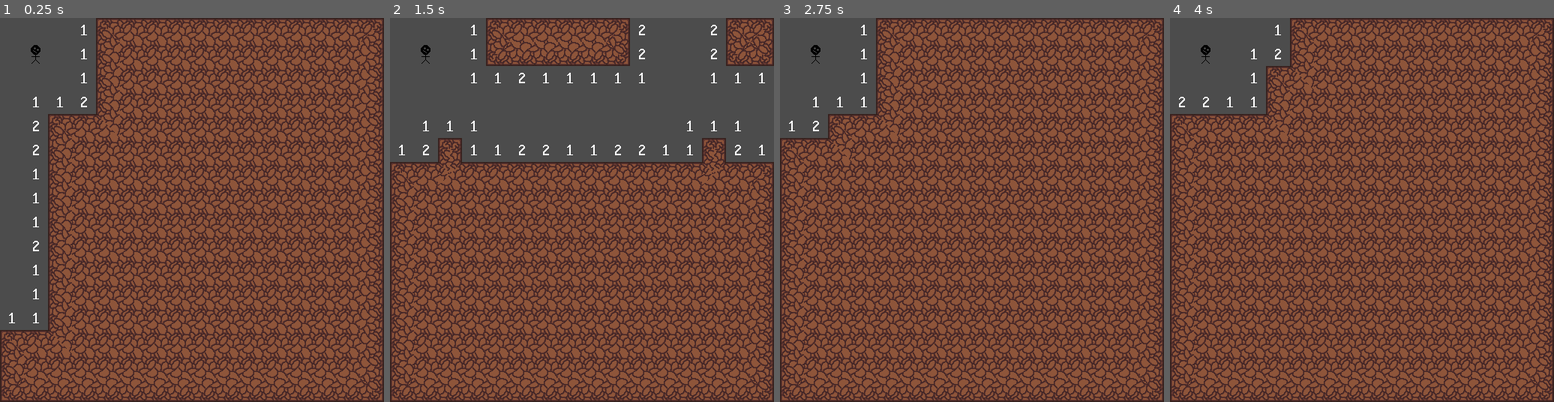
Above: before the commit, frames 1-4 (left to right).
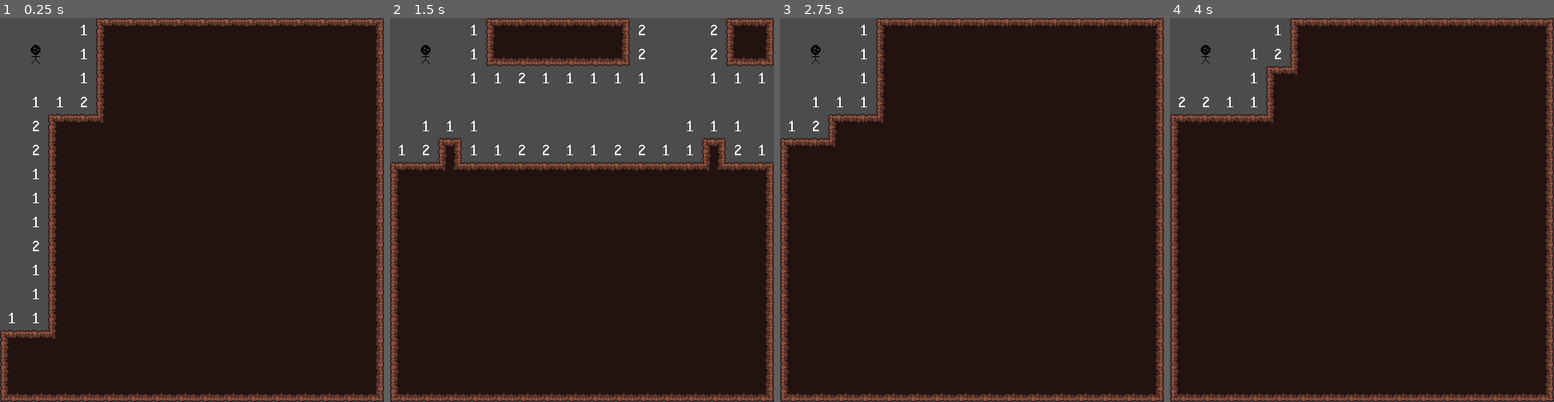
Above: after the commit, the same moments.

Repository: tehAndrew/RogueMine
Game: Godot game, scene res://scenes/GridGenerator.tscn
Same seed, same stepped clock (60 frames per second), same inputs: the game is played once before the commit and once after it.
Inputs:
- Up to frame 1 (0.25 s): no input
- Up to frame 2 (1.5 s): tap Enter at 0.5 s; hold Right (ui_right) 0.53-1.28 s; tap Space (ui_select) at 0.6, 0.77, 1.07, 1.35 s; hold Down (ui_down) from 1.28 s (still down)
- Up to frame 3 (2.75 s): tap Space (ui_select) at 1.52, 1.82, 2.1 s; release Down (ui_down) at 2.03 s; hold Right (ui_right) from 2.03 s (still down)
- Up to frame 4 (4 s): tap Space (ui_select) at 2.75, 2.85, 3.02, 3.32, 3.6, 3.77 s; release Right (ui_right) at 2.78 s; hold Up (ui_up) 2.78-3.53 s; hold Left (ui_left) from 3.53 s (still down)

The runs differ from the first frame. In frame 1, 84% of the frame differs, in the area x 0-100%, y 0-100%; in frame 2, 66%; in frame 3, 90%; in frame 4, 90%.

Commit message:
Updated movement function

Diff:
--- a/scenes/Grid.tscn
+++ b/scenes/Grid.tscn
@@ -1,7 +1,7 @@
 [gd_scene load_steps=3 format=2]
 
 [ext_resource path="res://scripts/Grid.gd" type="Script" id=1]
-[ext_resource path="res://assets/tileset_placeholder/tileset_tileset_placeholder.tres" type="TileSet" id=2]
+[ext_resource path="res://assets/tileset_placeholder/tileset_placeholder.tres" type="TileSet" id=2]
 
 [node name="Grid" type="Node2D"]
 script = ExtResource( 1 )
--- a/scripts/Grid.gd
+++ b/scripts/Grid.gd
@@ -25,15 +25,12 @@
 			grid_node.init(cell_pos, _cell_size)
 			col.append(grid_node)
 			add_child(grid_node)
-			get_node("GridTileMap").set_cell(x, y, 47)
+			get_node("GridTileMap").set_cell(x, y, 0)
 			get_node("GridTileMap").update_bitmask_area(Vector2(x, y))
 
 		_grid_node_arr.append(col)
 
 func _uncover(pos : Vector2) -> void:
-	_uncover_rec(pos)
-
-func _uncover_rec(pos : Vector2) -> void:
 	if (!_is_inside_grid(pos)):
 		push_error("Pos is outside of grid.")
 		get_tree().quit()
@@ -57,7 +54,7 @@
 	var y_scale : float = _cell_size.y / get_node("GridTileMap").cell_size.y
 	get_node("GridTileMap").set_scale(Vector2(x_scale, y_scale))
 
-# Constructor
+# Constructor ---
 func init(pos : Vector2, size : Vector2, cell_amount : Vector2) -> void:
 	set_position(pos)
 	_size = size
@@ -66,22 +63,31 @@
 	_generate_grid_node_arr()
 	_init_tile_map()
 
+# Spawns a player at position pos. Terminates the program if the pos is out of
+# index range.
 func spawn_player(var pos : Vector2):
 	if (!_is_inside_grid(pos)):
 		push_error("Can't spawn player outside of grid.")
 		get_tree().quit()
 
+	# Setup player object
 	var player : Node = Player.instance()
 	player.init(_cell_size)
 	_grid_node_arr[pos.x][pos.y].place_object(player)
+
+	# Uncover all tiles surrounding the player
 	_uncover(pos)
+
 	player.connect("request_movement", self, "_on_Player_request_movement")
 
+# Spawns a mine at position pos. Terminates the program if the pos is out of
+# index range.
 func spawn_mine(var pos : Vector2):
 	if (!_is_inside_grid(pos)):
 		push_error("Can't spawn mine outside of grid.")
 		get_tree().quit()
 
+	# Setup mine object
 	var mine : Node = Mine.instance()
 	mine.init(_cell_size)
 	_grid_node_arr[pos.x][pos.y].place_object(mine)
@@ -92,27 +98,29 @@
 			if (!(x_offset == 0 && y_offset == 0) && _is_inside_grid(pos + Vector2(x_offset, y_offset))):
 				_grid_node_arr[pos.x + x_offset][pos.y + y_offset].inc_neighboring_mines()
 
+# Important, the implementation of this method is temporary
 func _on_Player_request_movement(direction : String, obj_id : Node) -> void:
-	var obj_pos = obj_id.get_pos()
+	var obj_new_pos : Vector2
+
+	var obj_pos : Vector2 = obj_id.get_pos()
 
 	match direction:
 		"right":
 			if (obj_pos.x + 1 < _cell_amount.x):
-				_grid_node_arr[obj_pos.x][obj_pos.y].take_object(obj_id)
-				_grid_node_arr[obj_pos.x + 1][obj_pos.y].place_object(obj_id)
-				_uncover(Vector2(obj_pos.x + 1, obj_pos.y))
+				obj_new_pos = Vector2(obj_pos.x + 1, obj_pos.y)
 		"left":
 			if (obj_pos.x - 1 >= 0):
-				_grid_node_arr[obj_pos.x][obj_pos.y].take_object(obj_id)
-				_grid_node_arr[obj_pos.x - 1][obj_pos.y].place_object(obj_id)
-				_uncover(Vector2(obj_pos.x - 1, obj_pos.y))
+				obj_new_pos = Vector2(obj_pos.x - 1, obj_pos.y)
 		"down":
 			if (obj_pos.y + 1 < _cell_amount.y):
-				_grid_node_arr[obj_pos.x][obj_pos.y].take_object(obj_id)
-				_grid_node_arr[obj_pos.x][obj_pos.y + 1].place_object(obj_id)
-				_uncover(Vector2(obj_pos.x, obj_pos.y + 1))
+				obj_new_pos = Vector2(obj_pos.x, obj_pos.y + 1)
 		"up":
 			if (obj_pos.y - 1 >= 0):
-				_grid_node_arr[obj_pos.x][obj_pos.y].take_object(obj_id)
-				_grid_node_arr[obj_pos.x][obj_pos.y - 1].place_object(obj_id)
-				_uncover(Vector2(obj_pos.x, obj_pos.y - 1))
+				obj_new_pos = Vector2(obj_pos.x, obj_pos.y - 1)
+
+	if (_grid_node_arr[obj_new_pos.x][obj_new_pos.y].is_covered()):
+		_uncover(obj_new_pos)
+	else:
+		if (_grid_node_arr[obj_new_pos.x][obj_new_pos.y].get_object_types().empty()):
+			_grid_node_arr[obj_pos.x][obj_pos.y].take_object(obj_id)
+			_grid_node_arr[obj_new_pos.x][obj_new_pos.y].place_object(obj_id)
--- a/scripts/GridGenerator.gd
+++ b/scripts/GridGenerator.gd
@@ -35,7 +35,6 @@
 	add_child(grid)
 
 	for patch in patches:
-		print(patch.pos)
 		for mine_local_pos in patch.spawn_pos_arr:
 			grid.spawn_mine(patch.pos * PATCH_SIZE + mine_local_pos)
 	grid.spawn_player(Vector2(1, 1))
